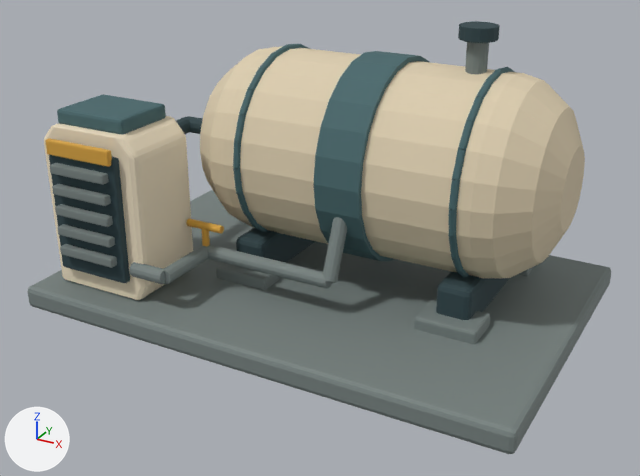
What one commit did to the glTF model Assets/curated/frontier_illustrated_20261101/structures/service_unit_01.glb.
One viewpoint serves both versions: a 50 mm lens placed at (3.74, -6.92, 4.08), pointed at (0.08, -0.26, 0.75). The lights are fixed; the arrows at lower left show +X, +Y and +Z. The first picture is the older version. Vertices at exactly the same position are counted once.

Names of what the first picture shows: 'service_unit_01'.
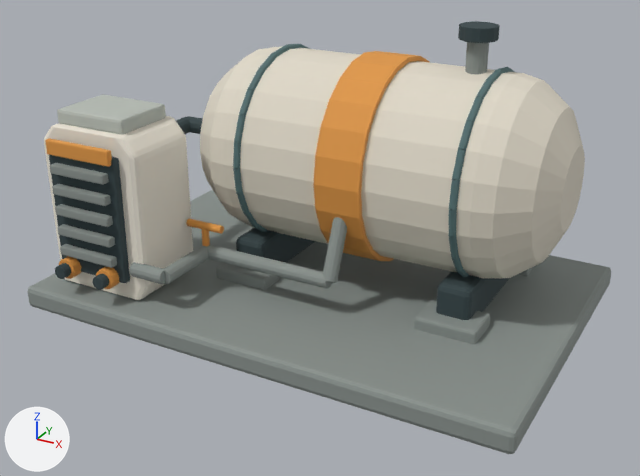
Pixel boxes [x1, y1, x2, y2] of what changed, in the pictures (640 x 476 px):
'service_unit_01', recoloured, reshaped: [28, 21, 611, 454] in both
part 1 of me_service_unit_01_exportmesh, added: after [55, 263, 71, 279]
part 2 of me_service_unit_01_exportmesh, added: after [92, 273, 109, 290]
part 3 of me_service_unit_01_exportmesh, added: after [96, 266, 119, 289]
part 4 of me_service_unit_01_exportmesh, added: after [59, 256, 81, 279]
part 5 of me_service_unit_01_exportmesh, recoloured (dark cyan to orange): [313, 51, 429, 261] in both
part 6 of me_service_unit_01_exportmesh, recoloured (dark cyan to grey): [57, 94, 166, 135] in both

Diff of the bpy script that builds the scene:
```diff
--- a/Assets/curated/frontier_illustrated_20261101/structures/service_unit_01.glb.py
+++ b/Assets/curated/frontier_illustrated_20261101/structures/service_unit_01.glb.py
@@ mat_m_frontier_cream @@
 mat_m_frontier_cream = principled_material('M_Frontier_Cream')
-mat_m_frontier_cream.base_color = (0.723, 0.617, 0.434)  # beige #ddceb0
+mat_m_frontier_cream.base_color = (0.745, 0.694, 0.584)  # pale yellow #e0d9c9
 mat_m_frontier_cream.roughness = 0.83
@@ mat_m_frontier_paletrim @@
 mat_m_frontier_paletrim = principled_material('M_Frontier_PaleTrim')
-mat_m_frontier_paletrim.base_color = (0.855, 0.745, 0.552)  # beige #eee0c4
+mat_m_frontier_paletrim.base_color = (0.855, 0.807, 0.701)  # white #eee8da
 mat_m_frontier_paletrim.roughness = 0.8
@@ mat_m_frontier_slateteal @@
 mat_m_frontier_slateteal = principled_material('M_Frontier_SlateTeal')
-mat_m_frontier_slateteal.base_color = (0.0612, 0.136, 0.147)  # dark cyan #46676b
+mat_m_frontier_slateteal.base_color = (0.0931, 0.171, 0.175)  # greyish cyan #567374
 mat_m_frontier_slateteal.roughness = 0.82
@@ mat_m_frontier_hardware @@
 mat_m_frontier_hardware = principled_material('M_Frontier_Hardware')
-mat_m_frontier_hardware.base_color = (0.184, 0.223, 0.216)  # grey #778280
+mat_m_frontier_hardware.base_color = (0.25, 0.283, 0.266)  # grey #89918d
 mat_m_frontier_hardware.roughness = 0.72
@@ mat_m_frontier_roof @@
+mat_m_frontier_roof = principled_material('M_Frontier_Roof')
+mat_m_frontier_roof.base_color = (0.474, 0.509, 0.462)  # grey #b7bdb5
+mat_m_frontier_roof.roughness = 0.88
@@ me_service_unit_01_exportmesh @@
 # used by ob_service_unit_01; location = (0.0, 0.0, 0.0)
-me_service_unit_01_exportmesh.from_pydata(...)  # 2972 vertices, 5832 faces; spans x -2.42..2.42, y -1.6..1.6, z 0.0..2.71
+me_service_unit_01_exportmesh.from_pydata(...)  # 3444 vertices, 6760 faces; spans x -2.42..2.42, y -1.6..1.6, z 0.0..2.71
+# me_service_unit_01_exportmesh part 1: a new loose piece of 120 vertices spanning x -2.02..-1.9, y -1.58..-1.47, z 0.41..0.53, in mat_m_frontier_darkframe (dark cyan #344447)
+# me_service_unit_01_exportmesh part 2: a new loose piece of 120 vertices spanning x -1.56..-1.44, y -1.58..-1.47, z 0.41..0.53, in mat_m_frontier_darkframe (dark cyan #344447)
+# me_service_unit_01_exportmesh part 3: a new loose piece of 120 vertices spanning x -1.6..-1.4, y -1.49..-1.38, z 0.37..0.57, in mat_m_frontier_ochre (orange #df9744)
+# me_service_unit_01_exportmesh part 4: a new loose piece of 112 vertices spanning x -2.06..-1.86, y -1.49..-1.38, z 0.37..0.57, in mat_m_frontier_ochre (orange #df9744)
+# me_service_unit_01_exportmesh part 5: 192 faces spanning x 0.18..0.62, y -0.57..1.37, z 0.43..2.37 switch from mat_m_frontier_slateteal (dark cyan #46676b) to mat_m_frontier_ochre (orange #df9744)
+# me_service_unit_01_exportmesh part 6: 108 faces spanning x -2.1..-1.34, y -1.25..-0.62, z 1.78..1.93 switch from mat_m_frontier_slateteal (dark cyan #46676b) to mat_m_frontier_roof (grey #b7bdb5)
 me_service_unit_01_exportmesh.materials.append(mat_m_frontier_cream)
```
